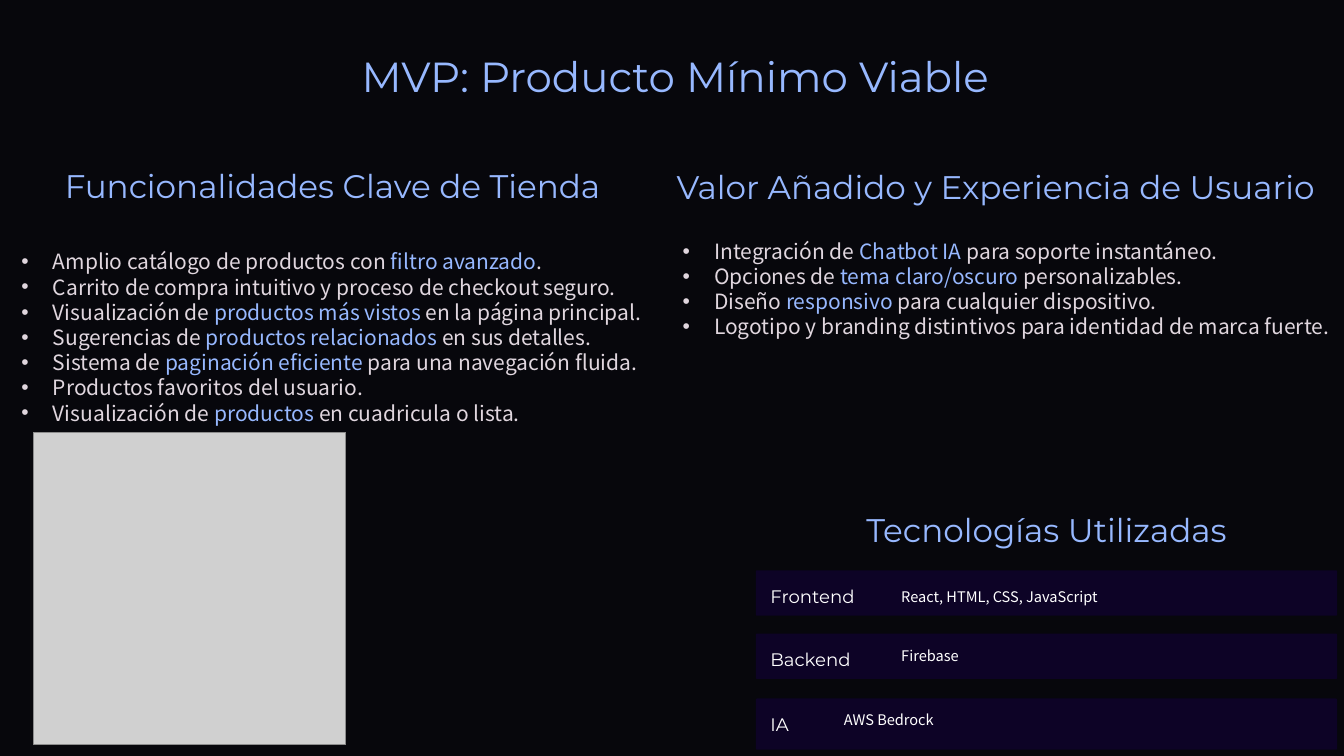
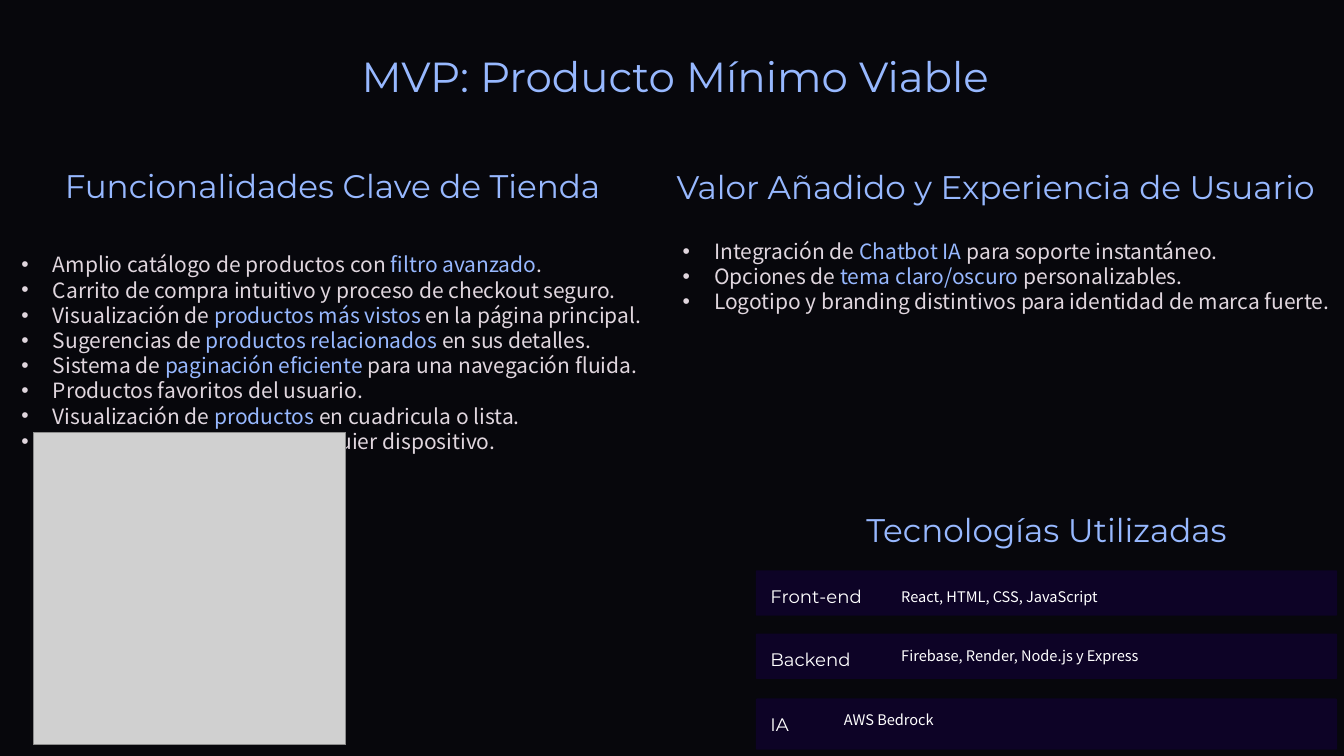
Before and after one commit to DavidCorredorMiguel/proyectogrupo2, a slide deck: slide 9 of Tech-and-Learn-Innovacion-y-Aprendizaje-en-E-commerce (1).pptx. Drawn at 1344x756 pixels with LibreOffice and Linux fonts; fonts in the diff are those of the drawing; grey boxes stand for pictures; background and template pictures are left out. Boxes give left, top, right and bottom in pixels: in the first picture for what was removed or moved away, otherwise in the second. Text is boxed around its words. In the diff, an @@ line names an element or a change of style, - is before the commit and + after.

```diff
--- a/Tech-and-Learn-Innovacion-y-Aprendizaje-en-E-commerce (1).pptx
+++ b/Tech-and-Learn-Innovacion-y-Aprendizaje-en-E-commerce (1).pptx
@@ text at [714,288,1157,314]: paragraph removed @@
-• Diseño responsivo para cualquier dispositivo.
@@ text at [53,428,495,454]: paragraph added @@
+• Diseño responsivo para cualquier dispositivo.
@@ text at [770,589,861,603]: text changed @@
-Frontend
+Front-end
@@ text at [901,649,1139,665]: text changed @@
-Firebase
+Firebase, Render, Node.js y Express
```
Also in this commit, not shown: 5 other slides changed, 1 other file.
